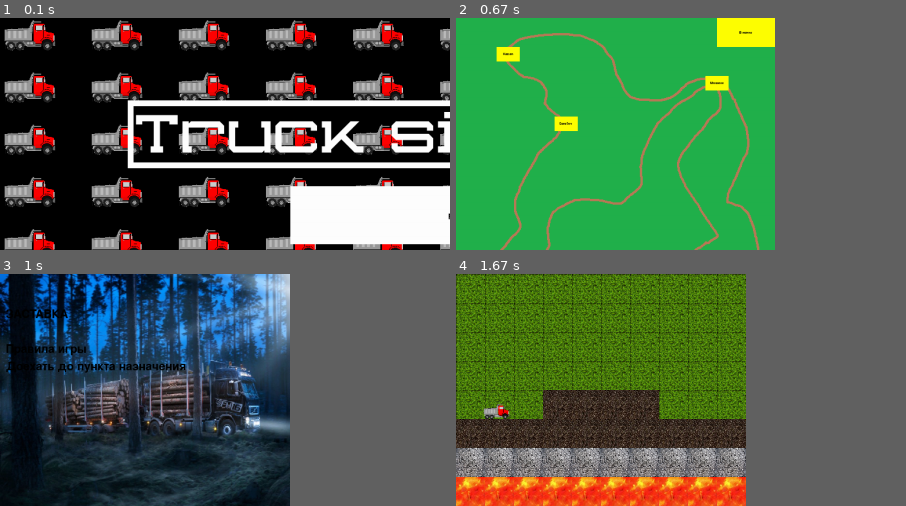
Above: before the commit, frames 1-4 (two rows, left to right).
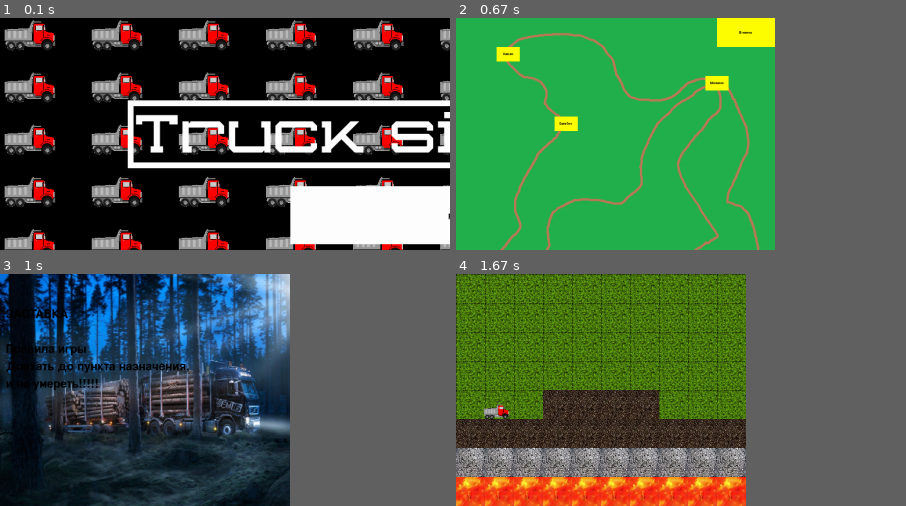
Above: after the commit, the same moments.

Repository: supermeganikitos/Project_pygame
Game: pygame game, started from mane.py
Same seed, same stepped clock (60 frames per second), same inputs: the game is played once before the commit and once after it.
Inputs:
- Up to frame 1 (0.1 s): no input
- Up to frame 2 (0.67 s): click "minimap" at 0.43 s; type "1 (at the terminal prompt)" at 0.48 s
- Up to frame 3 (1 s): click "Kazan" at 0.8 s
- Up to frame 4 (1.67 s): hold Right 1.07-1.53 s; hold Up from 1.57 s (still down)
The pictures show only the part of the screen within x 0-50%, y 0-50%; the shares and areas given below are measured in that part.

Frames 1-2 are identical in both runs. In frame 3, 0.3% of the frame differs, in the area x 1-42%, y 40-50%; in frame 4, nothing differs.

Commit message:
когда на финише то печатается дистанция (в консоль) и типа гейм овер делает + музыка

Diff:
--- a/mane.py
+++ b/mane.py
@@ -16,14 +16,23 @@
 class End(pygame.sprite.Sprite):
     image = load_image("gameover.png")
 
-    def __init__(self, *group):
-        # НЕОБХОДИМО вызвать конструктор родительского класса Sprite.
-        # Это очень важно!!!
+    def __init__(self, distance, dest, *group):
         super().__init__(*group)
         self.image = End.image
         self.rect = self.image.get_rect()
         self.rect.x = -600
         self.rect.y = 0
+        font = pygame.font.Font('Australianflyingcorpsstencilsh.ttf', 30)
+        string_rendered = font.render(distance, True, pygame.Color('black'))
+        intro_rect = string_rendered.get_rect()
+        intro_rect.x = 154
+        intro_rect.y = 358
+        self.image.blit(string_rendered, intro_rect)
+        string_rendered = font.render(str(dest), True, pygame.Color('black'))
+        intro_rect = string_rendered.get_rect()
+        intro_rect.x = 238
+        intro_rect.y = 401
+        self.image.blit(string_rendered, intro_rect)
 
     def update(self, *args):
         if self.rect.x != 0:
@@ -158,7 +167,7 @@
                 for i in connected_destinations.keys():
                     res = i.update(event)
                     if res and i in connected_destinations[current_destination]:
-                        openlevelkey = roads_files[(i, current_destination)]
+                        openlevelkey = (roads_files[(i, current_destination)], i.text, current_destination.text)
                         break
                     elif res and i not in connected_destinations[current_destination]:
                         print(False)
@@ -202,7 +211,8 @@
     def start_screen():
         intro_text = ["ЗАСТАВКА", "",
                       "Правила игры",
-                      "Доехать до пункта назначения"]
+                      "Доехать до пункта назначения,",
+                      "и не умереть!!!!!"]
 
         fon = pygame.transform.scale(load_image('fon.jpg'), (width, height))
         screen.blit(fon, (0, 0))
@@ -227,10 +237,10 @@
             pygame.display.flip()
             clock.tick(fps)
 
-    def end_screen():
+    def end_screen(dist, destination_):
         allsprites = pygame.sprite.Group()
         runing = True
-        End(allsprites)
+        End(dist, destination_, allsprites)
         while runing:
             for event in pygame.event.get():
                 if event.type == pygame.QUIT:
@@ -241,10 +251,10 @@
             time_.tick(fps)
         pygame.quit()
 
-    def load_level(filename):
-        filename = "data/" + filename
+    def load_level(file_name):
+        file_name = "data/" + file_name
         try:
-            with open(filename, 'r') as mapFile:
+            with open(file_name, 'r') as mapFile:
                 level_map = [line.strip() for line in mapFile]
             max_width = max(map(len, level_map))
             return list(map(lambda x: x.ljust(max_width, '.'), level_map))
@@ -270,7 +280,7 @@
             self.image = player_image
             self.rect = self.image.get_rect().move(
                 tile_width * pos_x - 5, tile_height * pos_y + 22)
-            self.lvl_map = load_level(filename)
+            self.lvl_map = load_level(filename[0])
 
         def get_coords(self):
             return self.pos_x, self.pos_y
@@ -307,6 +317,11 @@
                 pass
             return False
 
+        def func(self, old_x, old_y):
+            if (old_x, old_y) != (self.pos_x, self.pos_y):
+                self.current_moves += 1
+                self.ismove_possible = True
+
         def update(self, *args):
             self.ismove_possible = False
             old_x, old_y = (self.pos_x, self.pos_y)
@@ -318,7 +333,9 @@
                         self.pos_x -= 1
                 except IndexError:
                     return
-            elif args and args[0].type == pygame.KEYDOWN and \
+                self.func(old_x, old_y)
+                return
+            if args and args[0].type == pygame.KEYDOWN and \
                     args[0].key == pygame.K_RIGHT:
                 try:
                     if (self.lvl_map[self.pos_y][self.pos_x + 1] not in moveable
@@ -326,7 +343,9 @@
                         self.pos_x += 1
                 except IndexError:
                     return
-            elif args and args[0].type == pygame.KEYDOWN and \
+                self.func(old_x, old_y)
+                return
+            if args and args[0].type == pygame.KEYDOWN and \
                     args[0].key == pygame.K_UP:
                 try:
                     if (self.lvl_map[self.pos_y - 1][self.pos_x] not in moveable and self.pos_y - 1 > 0
@@ -334,7 +353,9 @@
                         self.pos_y -= 1
                 except IndexError:
                     return
-            elif args and args[0].type == pygame.KEYDOWN and \
+                self.func(old_x, old_y)
+                return
+            if args and args[0].type == pygame.KEYDOWN and \
                     args[0].key == pygame.K_DOWN:
                 try:
                     if (self.lvl_map[self.pos_y + 1][self.pos_x] not in moveable
@@ -342,9 +363,8 @@
                         self.pos_y += 1
                 except IndexError:
                     return
-            if (old_x, old_y) != (self.pos_x, self.pos_y):
-                self.current_moves += 1
-                self.ismove_possible = True
+                self.func(old_x, old_y)
+                return
 
     def generate_level(level):
         nonlocal finish_coord
@@ -388,7 +408,7 @@
 
     camera = Camera()
 
-    player, level__x, level__y = generate_level(load_level(filename))
+    player, level__x, level__y = generate_level(load_level(filename[0]))
     start_screen()
     running = True
     time_ = pygame.time.Clock()
@@ -416,11 +436,11 @@
         all_sprites.draw(screen)
         player_group.draw(screen)
         if player.get_coords() == finish_coord:
-            print(player.get_distance())
+            str(player.get_distance())
             break
         pygame.display.flip()
         time_.tick(fps)
-    end_screen()
+    end_screen(str(player.get_distance()), filename[1])
     pygame.quit()
 
 
@@ -436,7 +456,7 @@
     elif run_minimap == BACK_TO_MENU:
         run_minimap, run_preview = None, None
         run_preview = running_preview()
-    elif isinstance(run_minimap, str):
+    elif isinstance(run_minimap, tuple):
         run_level = running_level(run_minimap)
     elif run_preview == EXIT_FROM_GAME or run_minimap == EXIT_FROM_GAME:
         pygame.quit()
